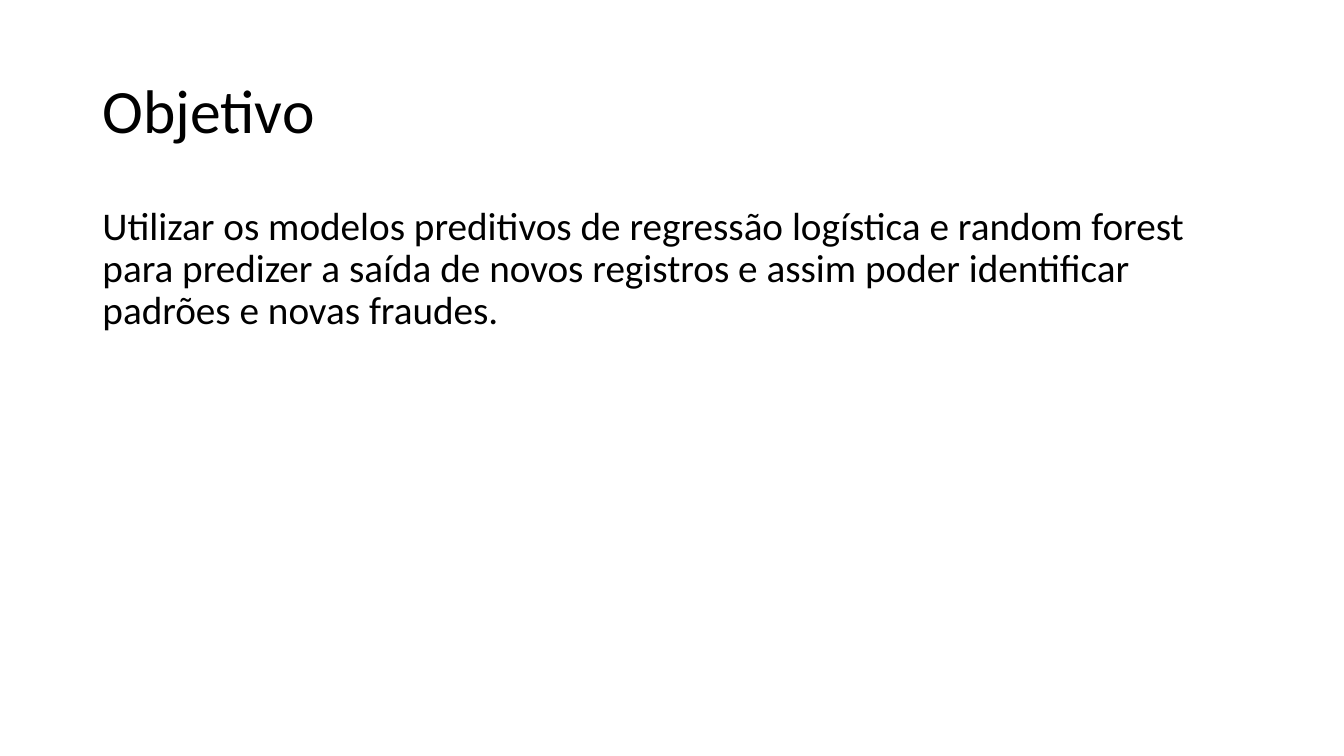
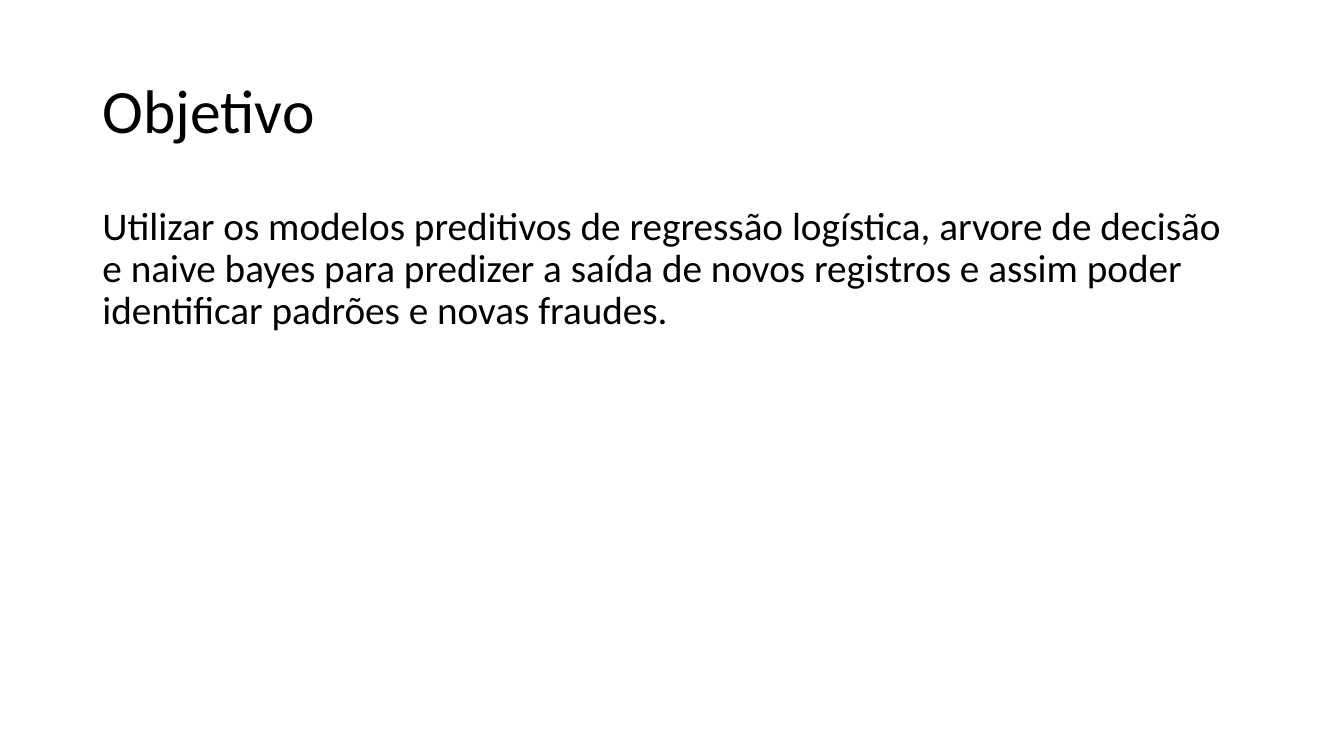
Before and after one commit to padovese/academic-projects, a slide deck: slide 5 of regressao/apresentacao.pptx. Drawn at 1344x756 pixels with LibreOffice and Linux fonts; fonts in the diff are those of the drawing. Boxes give left, top, right and bottom in pixels: in the first picture for what was removed or moved away, otherwise in the second. Text is boxed around its words. In the diff, an @@ line names an element or a change of style, - is before the commit and + after.

```diff
--- a/regressao/apresentacao.pptx
+++ b/regressao/apresentacao.pptx
@@ text at (102,212,1220,331): text changed @@
-Utilizar os modelos preditivos de regressão logística e random forest para predizer a saída de novos registros e assim poder identificar padrões e novas fraudes.
+Utilizar os modelos preditivos de regressão logística, arvore de decisão e naive bayes para predizer a saída de novos registros e assim poder identificar padrões e novas fraudes.
```
Also in this commit, not shown: 4 other slides changed, 11 slides added, 4 other files.
